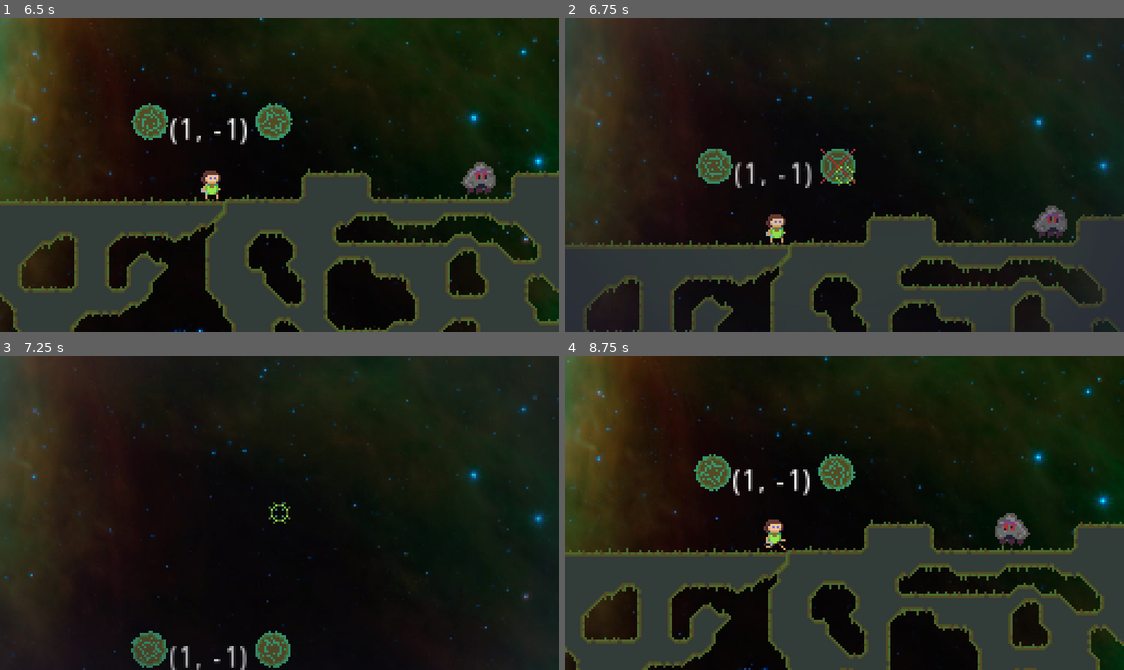
Above: before the commit, frames 1-4 (two rows, left to right).
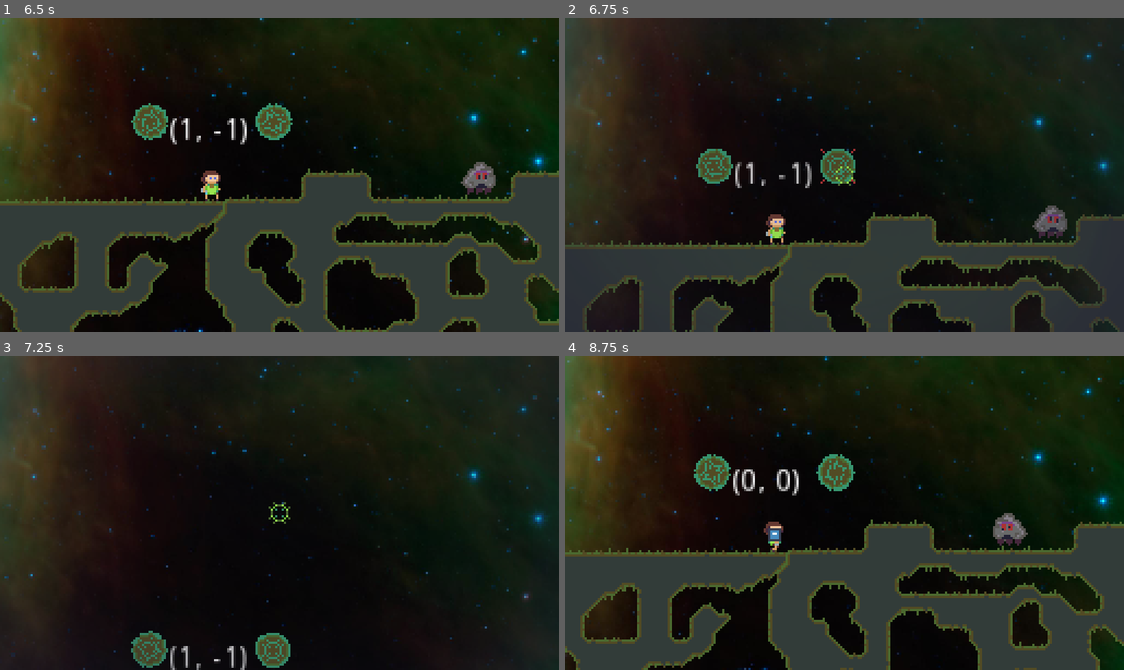
Above: after the commit, the same moments.

Repository: markopolojorgensen/github-gameoff-2020
Game: Godot game, scene res://game.tscn
The game is run twice, just before and just after one commit, with the same random seed, the same clock (stepped at 60 frames per second) and the same inputs. The engine's default icon, where the game draws it, is replaced by a stand-in: a white triangle on a blue panel in a dark square.
Inputs:
- Up to frame 1 (6.5 s): hold E (gravity_well_right) 0.53-1.28 s; hold Z (gravity_well_mode) 0.53-1.28 s; tap Space (jump) at 0.77, 1.52, 3.02, 3.77, 4.25, 4.52, 6.02 s; tap Enter at 1.25, 5 s; hold Down (ui_down) 1.28-2.03 s; tap Ctrl (player_hold_item) every 1.5 s from 1.35 to 5.85 s; hold E (gravity_well_right) 2.03-2.78 s; hold Z (gravity_well_mode) 2.03-2.78 s; hold Up (ui_up) 2.78-3.53 s; hold Z (gravity_well_mode) 3.53-4.28 s; hold Q (gravity_well_left) 3.53-5.03 s; hold Down (ui_down) 5.03-5.78 s; hold Z (gravity_well_mode) 5.03-5.78 s; hold E (gravity_well_right) from 5.78 s (still down)
- Up to frame 2 (6.75 s): release E (gravity_well_right) at 6.53 s; hold Up (ui_up) from 6.53 s (still down); hold Z (gravity_well_mode) from 6.53 s (still down)
- Up to frame 3 (7.25 s): keep holding Up (ui_up); keep holding Z (gravity_well_mode); tap Space (jump) at 6.77 s
- Up to frame 4 (8.75 s): release Up (ui_up) at 7.28 s; release Z (gravity_well_mode) at 7.28 s; hold E (gravity_well_right) 7.28-8.03 s; tap Ctrl (player_hold_item) at 7.35 s; tap Space (jump) at 7.52, 8 s; hold Down (ui_down) from 8.03 s (still down); hold Z (gravity_well_mode) from 8.03 s (still down)

Frame 1 is identical in both runs. In frame 2, less than 0.1% of the frame differs, in the area x 46-52%, y 43-52%; in frame 3, 0.2%; in frame 4, 1.1%, in the area x 23-84%, y 31-63%.
Error after the commit: Attempt to call function 'queue_free' in base 'previously freed instance' on a null instance. (res://player.gd:161)

Commit message:
added movement to teh nuggets

Diff:
--- a/nugget.gd
+++ b/nugget.gd
@@ -1,11 +1,15 @@
 extends Area2D
 
+var Radius = 2
 var RotateSpeed = 2
-var Radius = 1
 onready var _centre = global_position
-var _angle = 0
+onready var _angle = randf() * 360
 
 var picked_up = false
+
+func _ready():
+	if randi() % 2 == 1:
+		RotateSpeed = RotateSpeed * -1
 
 func _process(delta):
 	_angle += RotateSpeed * delta;
